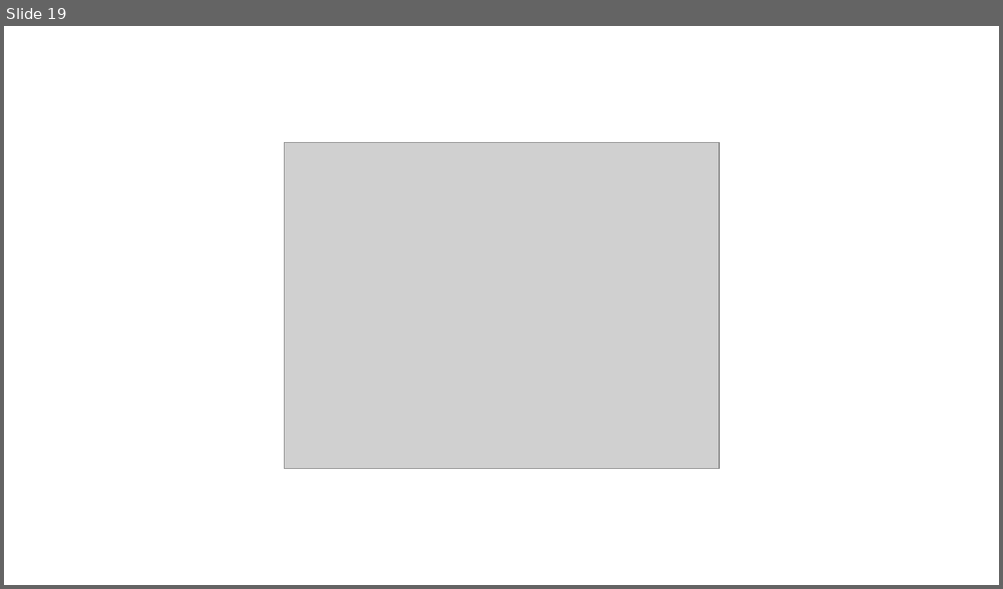
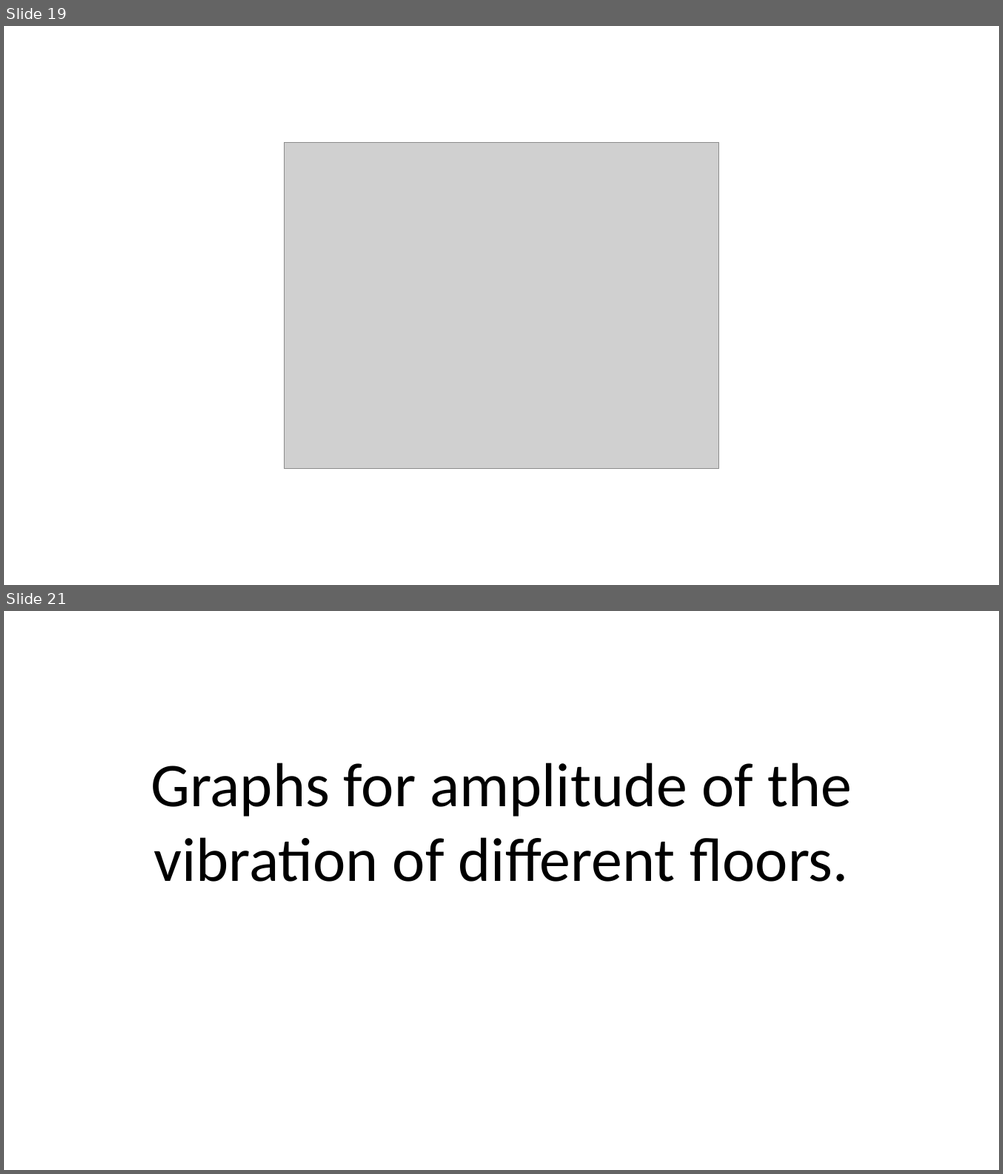
Before and after one commit to harrysarson/building-vibrations, a slide deck: Presentation.pptx. Shown one above the other, each under a label of ours: slide 19 before the commit, slides 19 and 21 after it; the slides between them are not shown. The pictures are 1003x589 and 1003x1174 pixels, drawn with LibreOffice and Linux fonts; fonts in the diff are those of the drawing; grey boxes stand for pictures. Boxes give left, top, right and bottom in pixels: in the first picture for what was removed or moved away, otherwise in the second. Text is boxed around its words. In the diff, an @@ line names an element or a change of style, - is before the commit and + after.

Commit message:
new graphs for vibration of different floors

```diff
--- a/Presentation.pptx
+++ b/Presentation.pptx
@@ slide 21 added at [4,611,999,1170], background #FFFFFF @@
@@ text added at [151,763,851,882], 60 pt, text #000000 @@
+Graphs for amplitude of the vibration of different floors.
```
Also in this commit, not shown: 14 slides changed, 4 other slides added, 8 other files.
